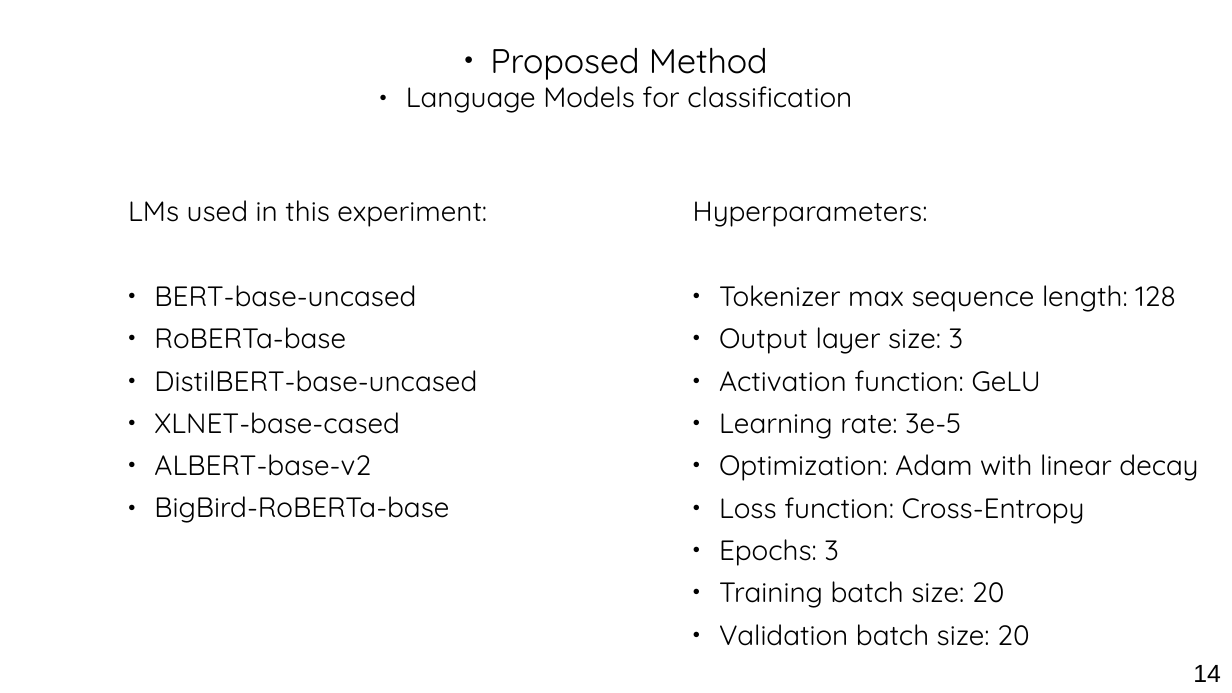
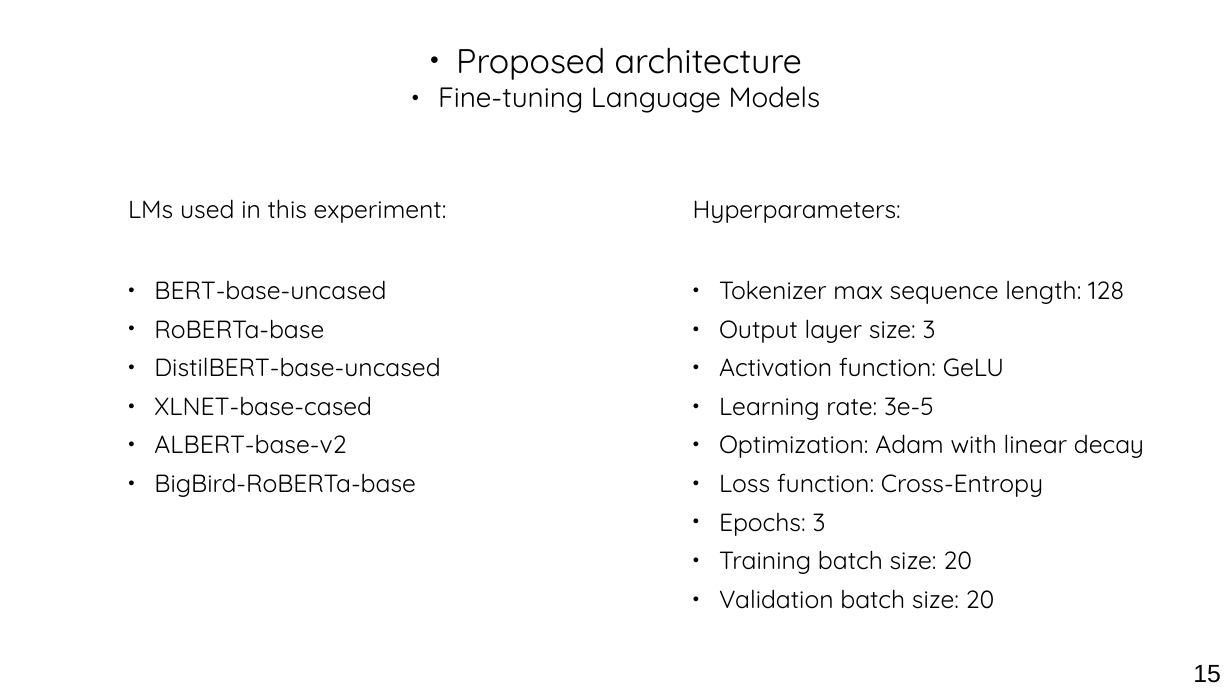
Before and after one commit to othmanelhoufi/LM-for-FactChecking, a slide deck: slide 15 of presentation/NLP_fact_checking.odp (slide 14 before the commit). Drawn at 1232x693 pixels with LibreOffice and Linux fonts; fonts in the diff are those of the drawing. Boxes give left, top, right and bottom in pixels: in the first picture for what was removed or moved away, otherwise in the second. Text is boxed around its words. In the diff, an @@ line names an element or a change of style, - is before the commit and + after.

```diff
--- a/presentation/NLP_fact_checking.odp
+++ b/presentation/NLP_fact_checking.odp
@@ text at bbox=[438, 47, 821, 113]: text changed @@
-● Proposed Method
-● Language Models for classification
+● Proposed architecture
+● Fine-tuning Language Models
@@ text "LMs used in this experiment:" at bbox=[128, 199, 447, 497]: size 18 to 16 pt @@
@@ text "Hyperparameters:" at bbox=[693, 200, 1144, 609]: size 18 to 16 pt @@
@@ page number at bbox=[1193, 665, 1221, 683]: text changed @@
-14
+15
```
Also in this commit, not shown: 8 other slides changed, 5 slides added, 3 slides removed, 32 other files.
